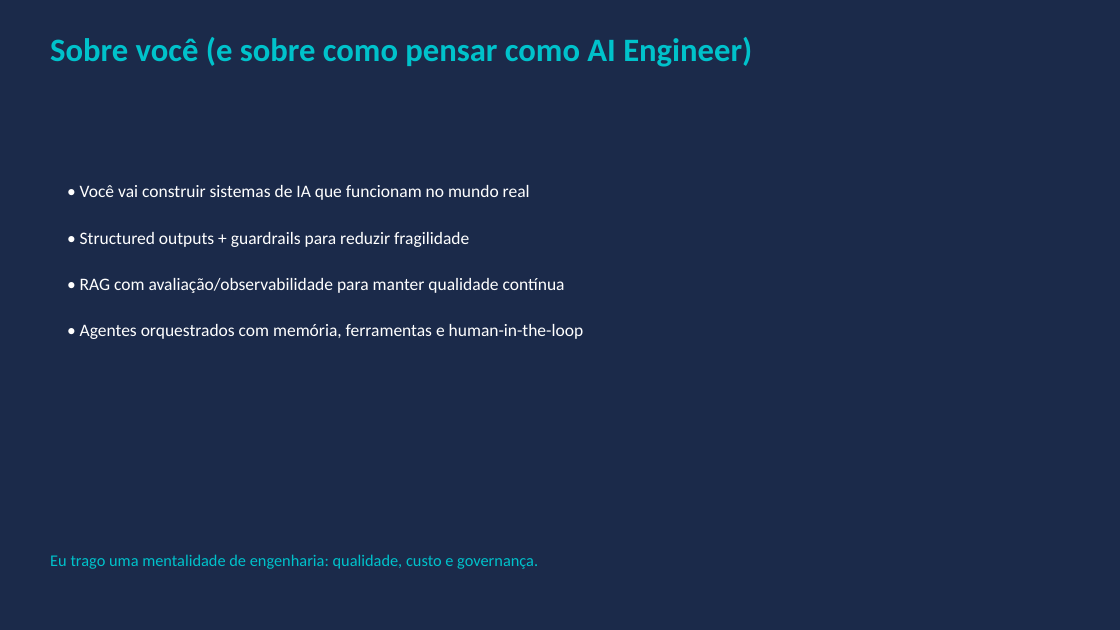
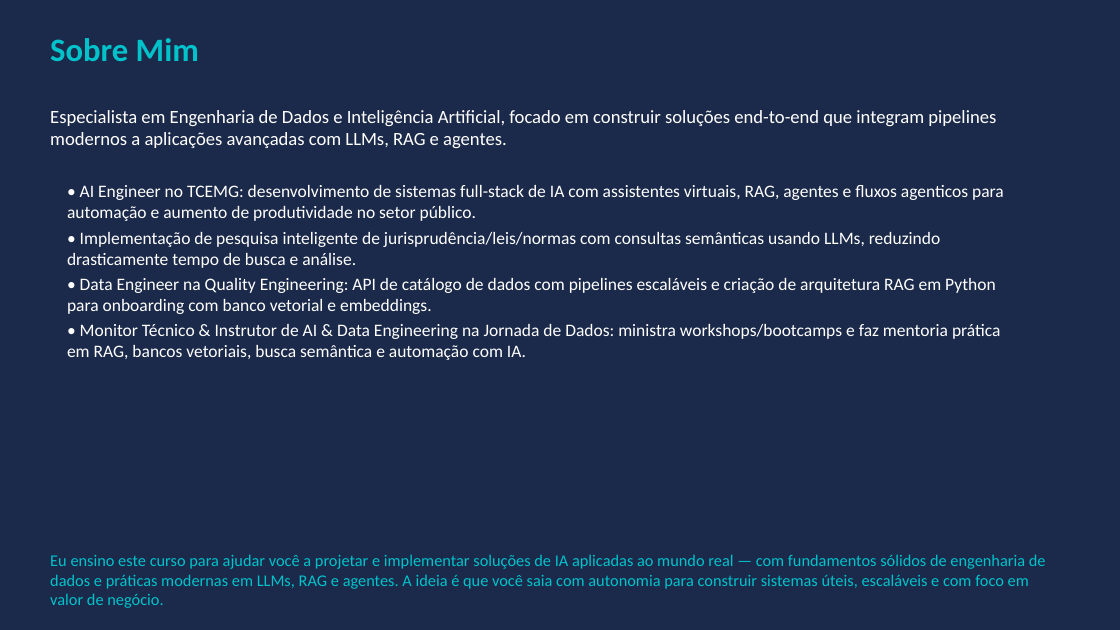
Before and after one commit to caio-moliveira/ai-engineer-roadmap, a slide deck: slide 2 of 03-ai-agents/09-agents-in-production/artifacts/presentation_final.pptx. Drawn at 1120x630 pixels with LibreOffice and Linux fonts; fonts in the diff are those of the drawing. Boxes give left, top, right and bottom in pixels: in the first picture for what was removed or moved away, otherwise in the second. Text is boxed around its words. In the diff, an @@ line names an element or a change of style, - is before the commit and + after.

```diff
--- a/03-ai-agents/09-agents-in-production/artifacts/presentation_final.pptx
+++ b/03-ai-agents/09-agents-in-production/artifacts/presentation_final.pptx
@@ text at [50, 38, 199, 61]: text changed @@
-Sobre você (e sobre como pensar como AI Engineer)
+Sobre Mim
@@ text at [50, 110, 996, 148]: text changed; size 15 to 16 pt @@
-• Você vai construir sistemas de IA que funcionam no mundo real
+Especialista em Engenharia de Dados e Inteligência Artificial, focado em construir soluções end-to-end que integram pipelines modernos a aplicações avançadas com LLMs, RAG e agentes.
@@ text at [67, 185, 1004, 221]: text changed @@
-• Structured outputs + guardrails para reduzir fragilidade
+• AI Engineer no TCEMG: desenvolvimento de sistemas full-stack de IA com assistentes virtuais, RAG, agentes e fluxos agenticos para automação e aumento de produtividade no setor público.
@@ text at [67, 232, 940, 268]: text changed @@
-• RAG com avaliação/observabilidade para manter qualidade contínua
+• Implementação de pesquisa inteligente de jurisprudência/leis/normas com consultas semânticas usando LLMs, reduzindo drasticamente tempo de busca e análise.
@@ text at [67, 278, 996, 314]: text changed @@
-• Agentes orquestrados com memória, ferramentas e human-in-the-loop
+• Data Engineer na Quality Engineering: API de catálogo de dados com pipelines escaláveis e criação de arquitetura RAG em Python para onboarding com banco vetorial e embeddings.
@@ text added at [67, 324, 1001, 360], 15 pt, text #FFFFFF @@
+• Monitor Técnico & Instrutor de AI & Data Engineering na Jornada de Dados: ministra workshops/bootcamps e faz mentoria prática em RAG, bancos vetoriais, busca semântica e automação com IA.
@@ text at [50, 554, 1046, 608]: text changed @@
-Eu trago uma mentalidade de engenharia: qualidade, custo e governança.
+Eu ensino este curso para ajudar você a projetar e implementar soluções de IA aplicadas ao mundo real — com fundamentos sólidos de engenharia de dados e práticas modernas em LLMs, RAG e agentes. A ideia é que você saia com autonomia para construir sistemas úteis, escaláveis e com foco em valor de negócio.
```
Also in this commit, not shown: 11 other slides changed, 2 slides added, 2 slides removed, 24 other files.
